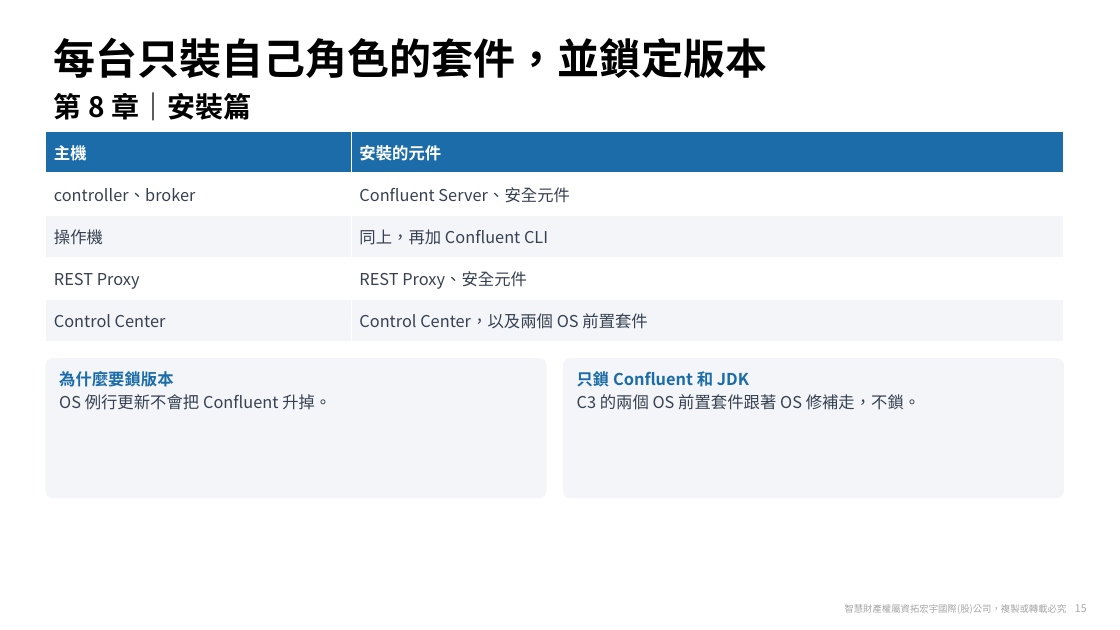
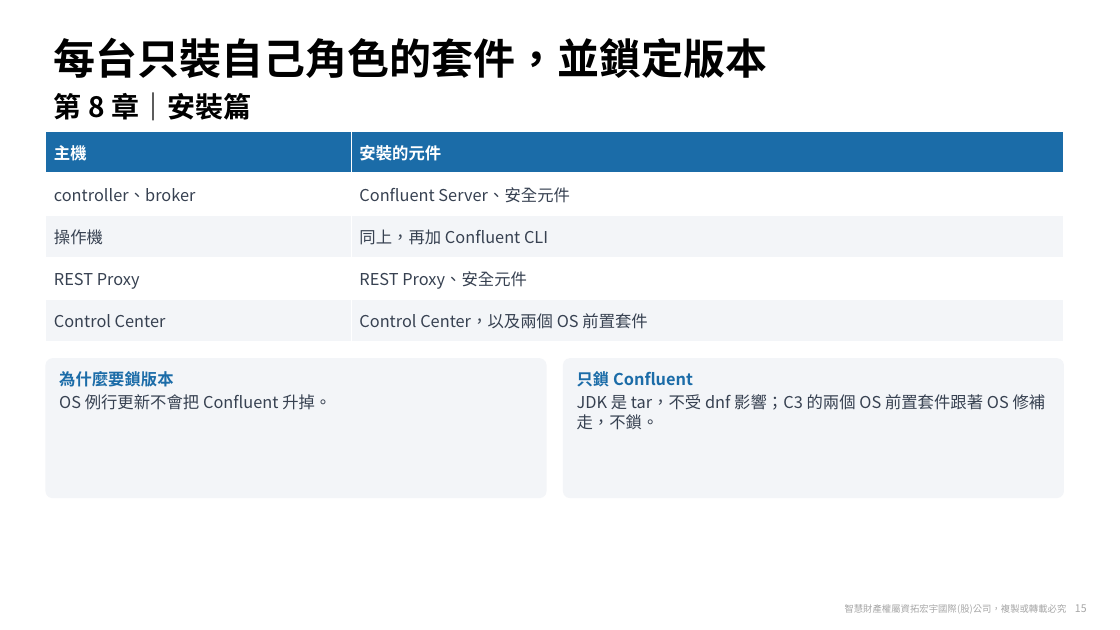
Before and after one commit to zxc81906119/kafka_install_ops, a slide deck: slide 15 of docs/Confluent-手冊導覽.pptx. Drawn at 1120x630 pixels with LibreOffice and Linux fonts; fonts in the diff are those of the drawing; background and template pictures are left out. Boxes give left, top, right and bottom in pixels: in the first picture for what was removed or moved away, otherwise in the second. Text is boxed around its words. In the diff, an @@ line names an element or a change of style, - is before the commit and + after.

```diff
--- a/docs/Confluent-手冊導覽.pptx
+++ b/docs/Confluent-手冊導覽.pptx
@@ text in rounded rectangle at [577,371,1046,430]: text changed @@
-只鎖 Confluent 和 JDK
-C3 的兩個 OS 前置套件跟著 OS 修補走，不鎖。
+只鎖 Confluent
+JDK 是 tar，不受 dnf 影響；C3 的兩個 OS 前置套件跟著 OS 修補走，不鎖。
```
Also in this commit, not shown: 5 other slides changed, 49 other files.
